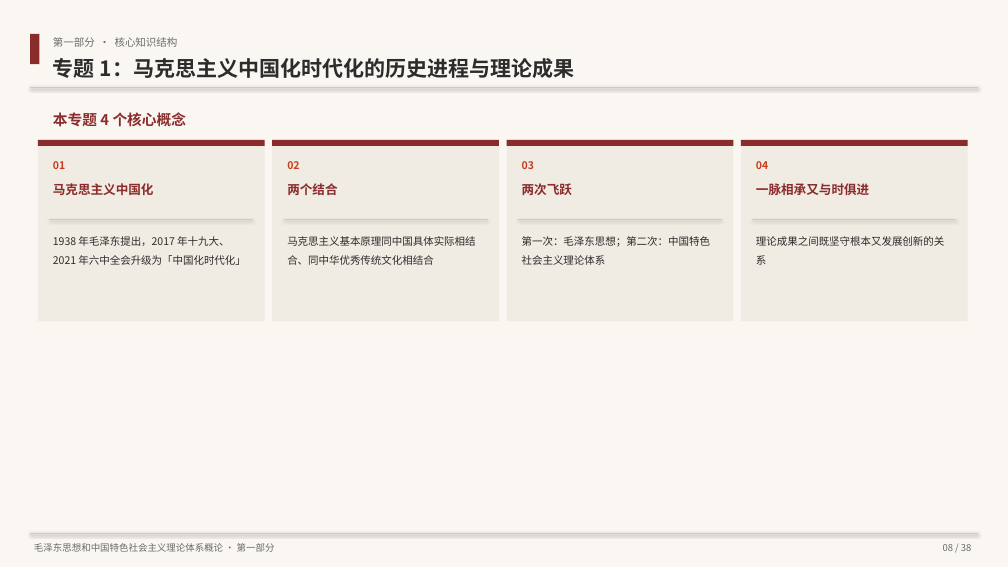
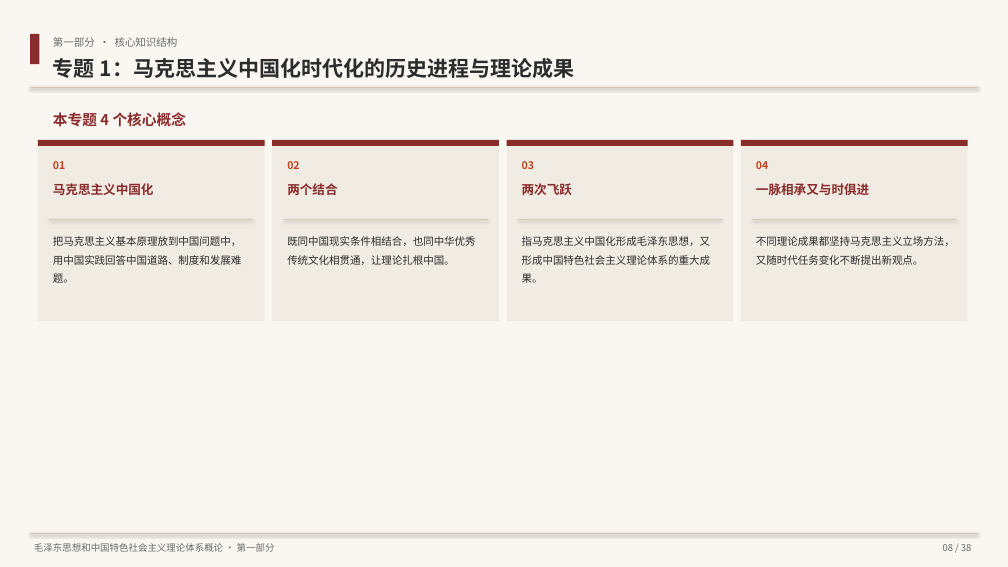
Before and after one commit to hsy358/obsidian-vault, a slide deck: slide 8 of 03-资源/PPT/毛泽东思想和中国特色社会主义理论体系概论 教学大纲概览.pptx. Drawn at 1008x567 pixels with LibreOffice and Linux fonts; fonts in the diff are those of the drawing. Boxes give left, top, right and bottom in pixels: in the first picture for what was removed or moved away, otherwise in the second. Text is boxed around its words. In the diff, an @@ line names an element or a change of style, - is before the commit and + after.

```diff
--- a/03-资源/PPT/毛泽东思想和中国特色社会主义理论体系概论 教学大纲概览.pptx
+++ b/03-资源/PPT/毛泽东思想和中国特色社会主义理论体系概论 教学大纲概览.pptx
@@ text at [53,236,241,283]: text changed @@
-1938 年毛泽东提出，2017 年十九大、2021 年六中全会升级为「中国化时代化」
+把马克思主义基本原理放到中国问题中，用中国实践回答中国道路、制度和发展难题。
@@ text at [287,236,475,265]: text changed @@
-马克思主义基本原理同中国具体实际相结合、同中华优秀传统文化相结合
+既同中国现实条件相结合，也同中华优秀传统文化相贯通，让理论扎根中国。
@@ text at [522,236,710,283]: text changed @@
-第一次：毛泽东思想；第二次：中国特色社会主义理论体系
+指马克思主义中国化形成毛泽东思想，又形成中国特色社会主义理论体系的重大成果。
@@ text at [756,236,955,265]: text changed @@
-理论成果之间既坚守根本又发展创新的关系
+不同理论成果都坚持马克思主义立场方法，又随时代任务变化不断提出新观点。
```
Also in this commit, not shown: 2 other slides changed, 1 other file.
